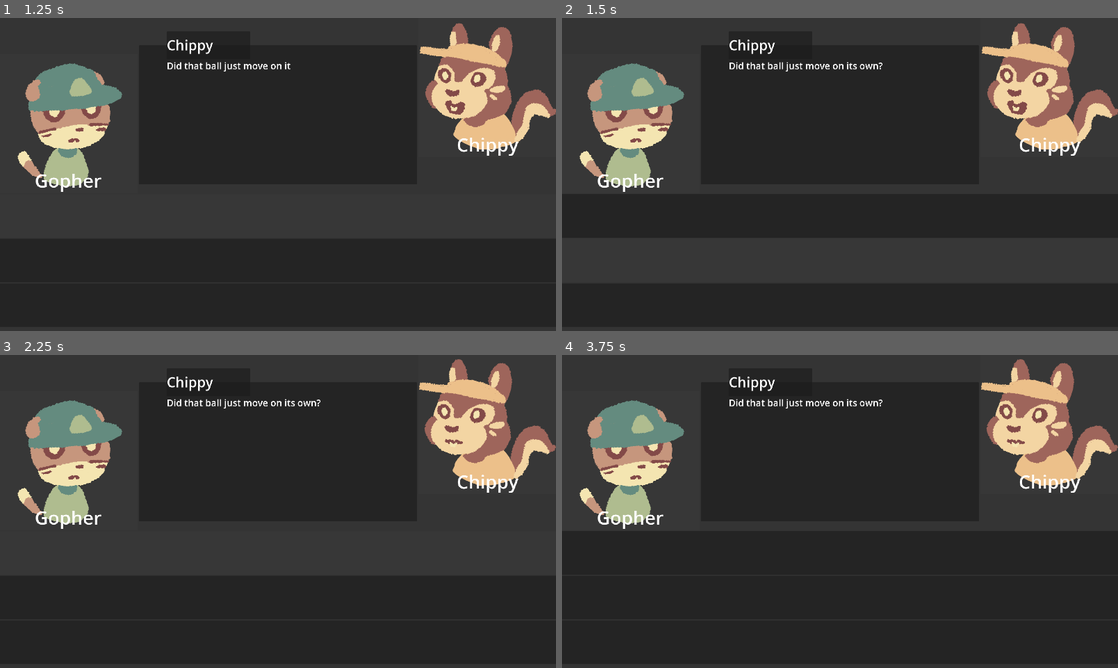
Above: before the commit, frames 1-4 (two rows, left to right).
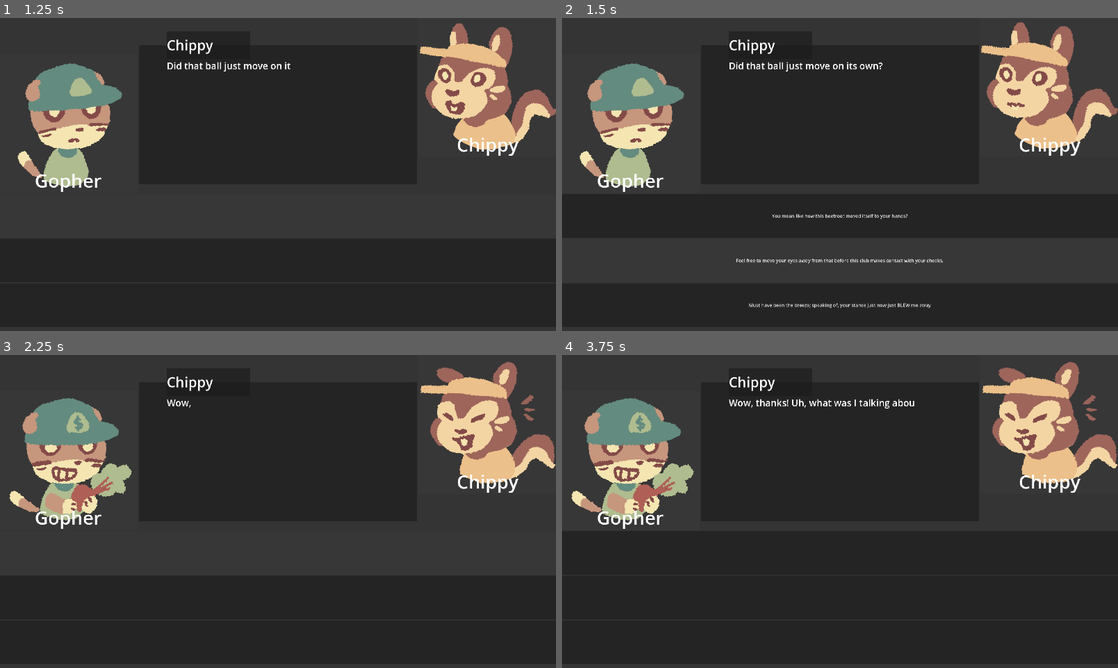
Above: after the commit, the same moments.

Repository: corin-gaiotto/gdc-jam-fall-2026
Game: Godot game, scene res://scenes/ui/dialogue_ui.tscn
The game is run twice, just before and just after one commit, with the same random seed, the same clock (stepped at 60 frames per second) and the same inputs. This scene is started directly instead of the project's main scene.
Inputs (mouse positions are in pixels of both pictures, inside the frame that each line leads up to):
- Up to frame 1 (1.25 s): click (278, 215) at 0.5 s
- Up to frame 2 (1.5 s): click (840, 262) at 1.25 s
- Up to frame 3 (2.25 s): click (278, 552) at 2 s
- Up to frame 4 (3.75 s): click (840, 642) at 2.75 s; tap Enter at 3.5 s; move the mouse to (962, 495) at 3.52 s; hold D (ball_angle_right) from 3.53 s (still down); tap Space (ball_launch) at 3.6 s

Frame 1 is identical in both runs. In frame 2, 1.5% of the frame differs, in the area x 31-100%, y 1-93%; in frame 3, 5.7%; in frame 4, 5.9%, in the area x 1-100%, y 1-54%.

Commit message:
Dialogue system mvp is done; need to add random success rolls and tie it to the golf gameplay

Diff:
--- a/assets/dialogue/chippy.json
+++ b/assets/dialogue/chippy.json
@@ -23,7 +23,8 @@
 				"type":"opponent",
 				"text":[
 					"Did that ball just move on its own?"
-				]
+				],
+				"auto_advance":true
 			},
 			{"type":"player_portrait", "expression":"default"},
 			{"type":"opponent_portrait", "expression":"default"},
@@ -77,7 +78,7 @@
 							{
 								"type":"opponent",
 								"text":[
-									"Oh, I- no, I mean- ... carry on."
+									"You really think so? Gee, thanks!"
 								]
 							}
 						]
--- a/scenes/ui/dialogue_ui.tscn
+++ b/scenes/ui/dialogue_ui.tscn
@@ -71,3 +71,7 @@
 [node name="Option3" type="Button" parent="VBoxContainer/VBoxContainer" unique_id=338036575]
 custom_minimum_size = Vector2(0, 150)
 layout_mode = 2
+
+[connection signal="pressed" from="VBoxContainer/VBoxContainer/Option1" to="." method="_on_option_1_pressed"]
+[connection signal="pressed" from="VBoxContainer/VBoxContainer/Option2" to="." method="_on_option_2_pressed"]
+[connection signal="pressed" from="VBoxContainer/VBoxContainer/Option3" to="." method="_on_option_3_pressed"]
--- a/scripts/dialogue_box.gd
+++ b/scripts/dialogue_box.gd
@@ -12,7 +12,7 @@
 var text_speed: float = 2.5 # frames per text
 var text_amount: float = 0
 
-func play_paragraphs(speaker: String, text: Array):
+func play_paragraphs(speaker: String, text: Array, auto_advance: bool):
 	if speaker == "narrator":
 		speaker_panel.hide()
 		speaker_label.hide()
@@ -23,7 +23,10 @@
 	var index = 0
 	while index < len(text):
 		play_text(text[index])
-		await confirm_pressed
+		if not(auto_advance):
+			await confirm_pressed
+		else:
+			await text_done
 		index += 1
 
 func play_text(text: String):
--- a/scripts/dialogue_ui.gd
+++ b/scripts/dialogue_ui.gd
@@ -7,11 +7,16 @@
 
 @onready var dialogue_box: DialogueBox = $VBoxContainer/HBoxContainer/VBoxContainer2/DialogueBox
 
-@onready var dialogue_option_buttons = [
+@onready var dialogue_option_buttons: Array[Button] = [
 	$VBoxContainer/VBoxContainer/Option1,
 	$VBoxContainer/VBoxContainer/Option2,
 	$VBoxContainer/VBoxContainer/Option3
 ]
+
+var timing: bool = false
+var timing_result: int = -1 # -1 for timeout, 0, 1, 2 for the options
+var option_timer_max: int = 600 # in frames
+var option_timer: int = 0 # when it reaches 0, automatically end dialogue and gain embarrassment
 
 func _ready() -> void:
 	var chippy_data = read_dialogue_file("res://assets/dialogue/chippy.json")
@@ -28,17 +33,51 @@
 	# plays the Dialogue Object
 	var command_index = 0
 	while command_index < len(data):
-		await run_command(data[command_index], opponent_name)
+		var result = await run_command(data[command_index], opponent_name)
+		if result == -1:
+			return
 		command_index += 1
 
-func run_command(command, opponent_name: String):
+func run_timed_options(options):
+	for i in range(len(options)):
+		var button = dialogue_option_buttons[i]
+		button.text = options[i]["text"]
+	option_timer = option_timer_max
+	timing = true
+
+	await timed_options_done
+
+	for i in range(len(options)):
+		var button = dialogue_option_buttons[i]
+		button.text = ""
+
+	return timing_result
+
+
+signal timed_options_done
+func _physics_process(delta: float) -> void:
+	if option_timer < 1 and timing:
+		timing_result = -1
+		timed_options_done.emit()
+	option_timer -= 1
+
+func run_command(command: Dictionary, opponent_name: String):
 	match command["type"]:
 		"narrator":
-			await dialogue_box.play_paragraphs("narrator", command["text"])
+			var auto_advance = false
+			if "auto_advance" in command.keys():
+				auto_advance = command["auto_advance"]
+			await dialogue_box.play_paragraphs("narrator", command["text"], auto_advance)
 		"player":
-			await dialogue_box.play_paragraphs("gopher", command["text"])
+			var auto_advance = false
+			if "auto_advance" in command.keys():
+				auto_advance = command["auto_advance"]
+			await dialogue_box.play_paragraphs("gopher", command["text"], auto_advance)
 		"opponent":
-			await dialogue_box.play_paragraphs(opponent_name, command["text"])
+			var auto_advance = false
+			if "auto_advance" in command.keys():
+				auto_advance = command["auto_advance"]
+			await dialogue_box.play_paragraphs(opponent_name, command["text"], auto_advance)
 		"player_portrait":
 			player_portrait.change_portrait("gopher", command["expression"])
 		"opponent_portrait":
@@ -46,6 +85,29 @@
 		"sound_effect":
 			pass
 		"timed_options":
-			pass
+			var result = await run_timed_options(command["options"])
+
+			if result == -1:
+				# add embarrassment and end
+				return -1
+			else:
+				# TODO: roll for success or failure instead of picking success arbitrarily
+				await play_dialogue(command["options"][result]["result_success"], opponent_name)
 		_:
 			pass
+	return 0
+
+
+func _on_option_1_pressed() -> void:
+	timing_result = 0
+	timed_options_done.emit()
+
+
+func _on_option_2_pressed() -> void:
+	timing_result = 1
+	timed_options_done.emit()
+
+
+func _on_option_3_pressed() -> void:
+	timing_result = 2
+	timed_options_done.emit()
Not shown, changed: assets/dialogue/format.txt
